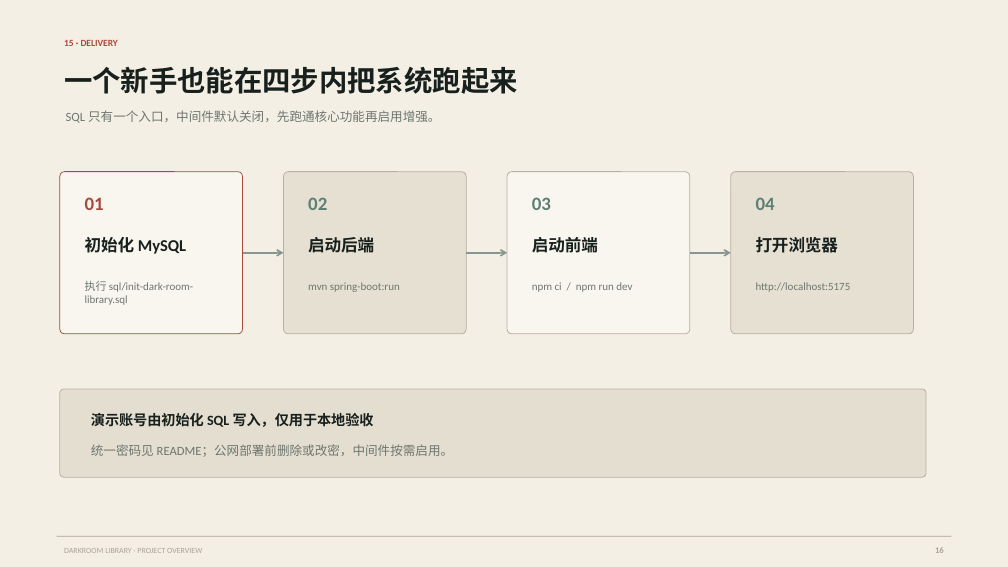
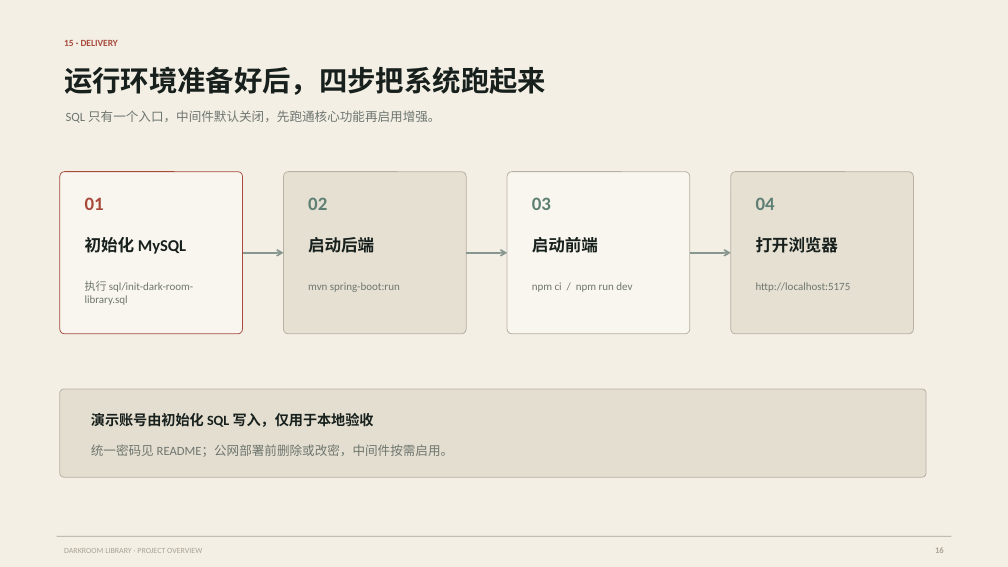
Before and after one commit to NoctilumeDev/DarkRoomLibrary, a slide deck: slide 16 of docs/DarkRoomLibrary-project-overview.pptx. Drawn at 1008x567 pixels with LibreOffice and Linux fonts; fonts in the diff are those of the drawing. Boxes give left, top, right and bottom in pixels: in the first picture for what was removed or moved away, otherwise in the second. Text is boxed around its words. In the diff, an @@ line names an element or a change of style, - is before the commit and + after.

```diff
--- a/docs/DarkRoomLibrary-project-overview.pptx
+++ b/docs/DarkRoomLibrary-project-overview.pptx
@@ text at (64, 67, 546, 95): text changed @@
-一个新手也能在四步内把系统跑起来
+运行环境准备好后，四步把系统跑起来
```
Also in this commit, not shown: 2 other slides changed, 7 other files.
